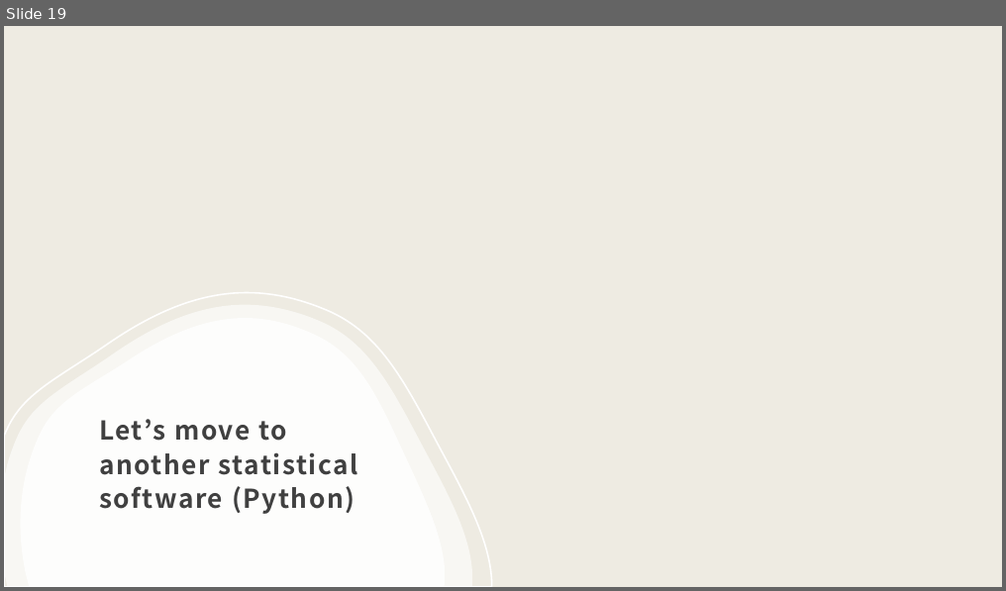
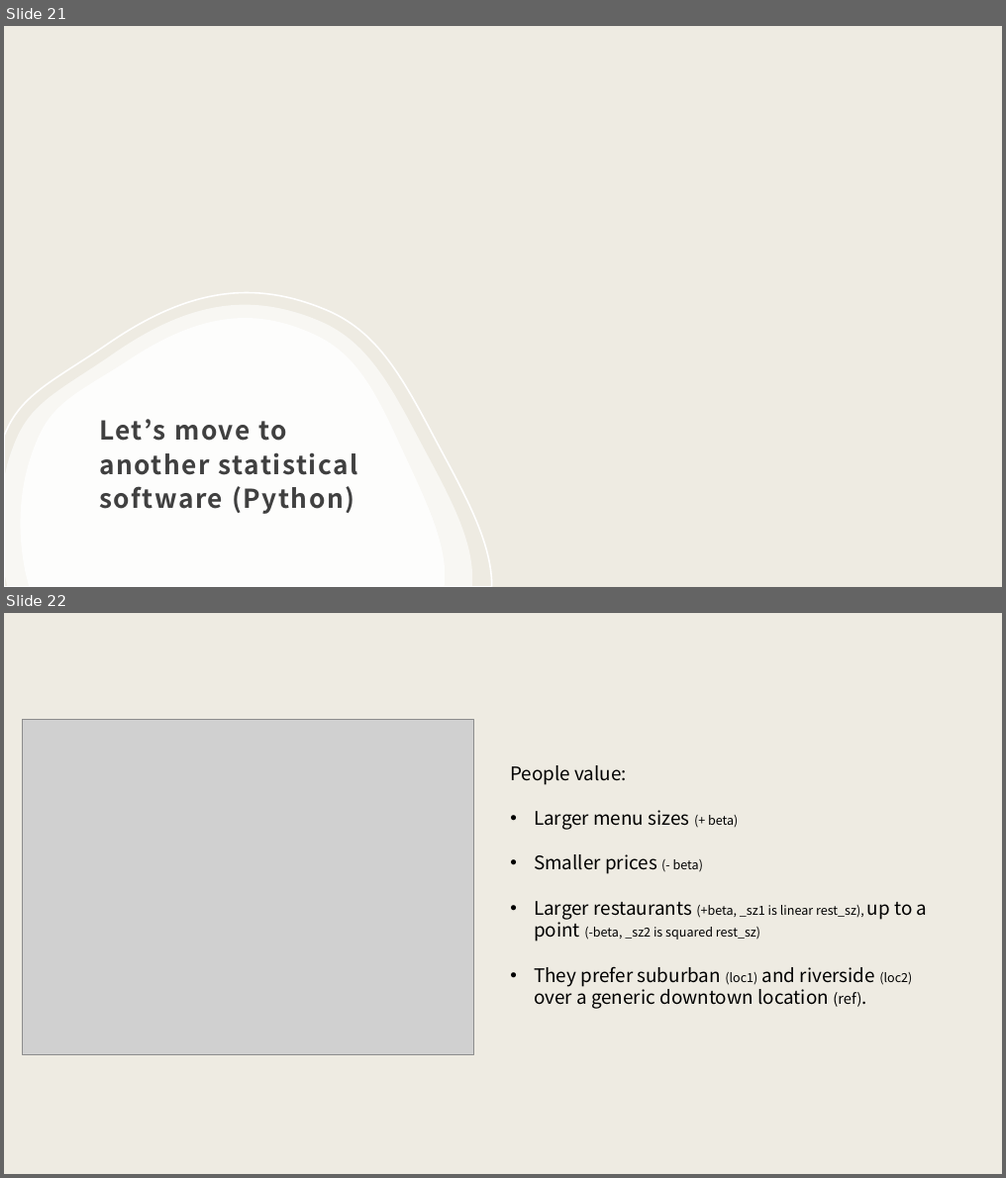
Before and after one commit to santiagoalonso/Marketing_Data_Analyses_TEC, a slide deck: Slides_SPSS/5_SPSS.pptx. Shown one above the other, each under a label of ours: slide 19 before the commit, slides 21 and 22 after it. The pictures are 1006x591 and 1006x1178 pixels, drawn with LibreOffice and Linux fonts; fonts in the diff are those of the drawing; grey boxes stand for pictures; background and template pictures are left out. Boxes give left, top, right and bottom in pixels: in the first picture for what was removed or moved away, otherwise in the second. Text is boxed around its words. In the diff, an @@ line names an element or a change of style, - is before the commit and + after.

```diff
--- a/Slides_SPSS/5_SPSS.pptx
+++ b/Slides_SPSS/5_SPSS.pptx
@@ slide 22 added at [4,613,1002,1174], background #EEEBE2 @@
@@ picture added at [22,719,473,1055] @@
@@ text added at [510,765,928,1009], 18 pt, text #000000 @@
+People value:
+• Larger menu sizes (+ beta)
+• Smaller prices (- beta)
+• Larger restaurants (+beta, _sz1 is linear rest_sz), up to a point (-beta, _sz2 is squared rest_sz)
+• They prefer suburban (loc1) and riverside (loc2) over a generic downtown location (ref).
@@ what was slide 19 is now slide 21 @@
```
Also in this commit, not shown: 3 slides changed, 3 other slides added, 4 other files.
